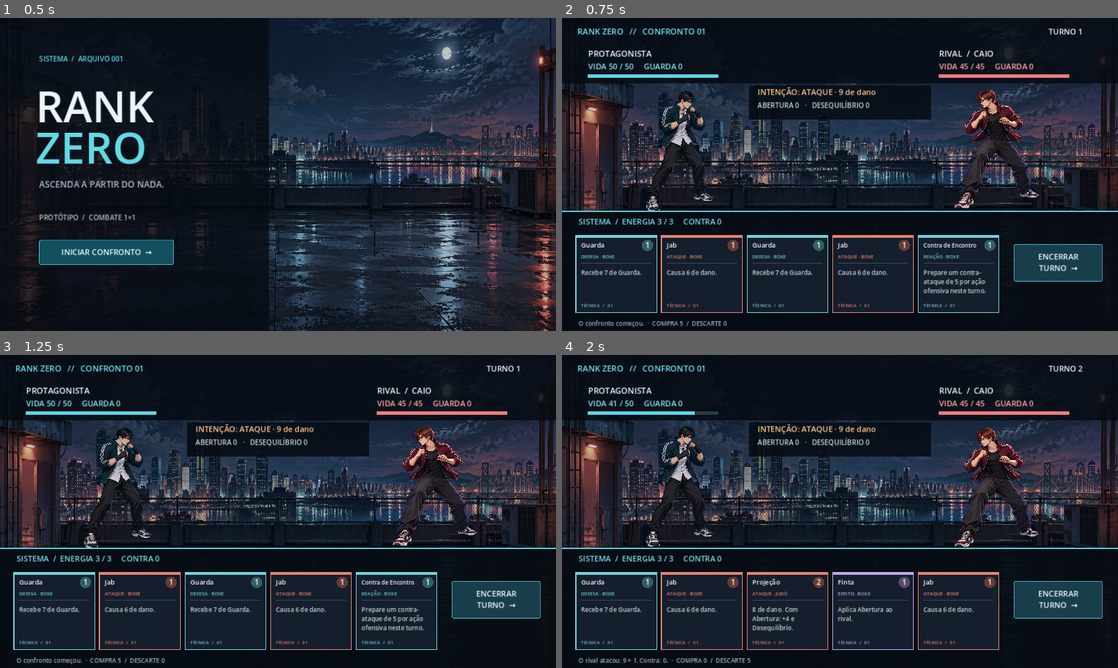
Above: before the commit, frames 1-4 (two rows, left to right).
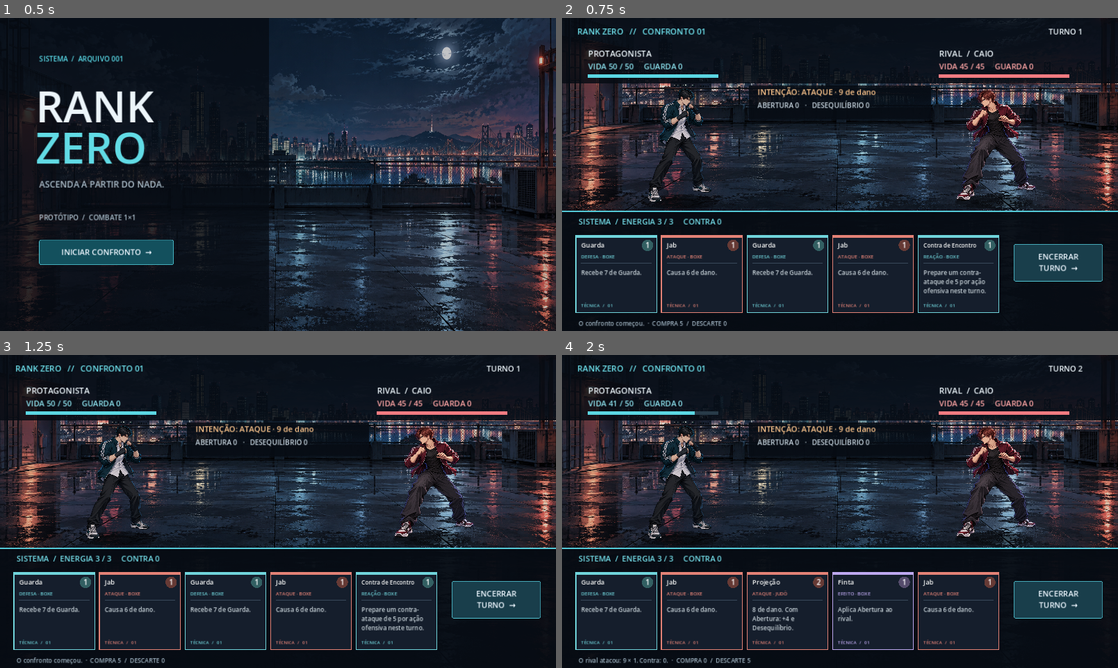
Above: after the commit, the same moments.

Repository: Georlan/rank-zero
Game: Godot game, scene res://scenes/main.tscn
Same seed, same stepped clock (60 frames per second), same inputs: the game is played once before the commit and once after it.
Inputs:
- Up to frame 1 (0.5 s): no input
- Up to frame 2 (0.75 s): click "INICIAR CONFRONTO →" at 0.5 s
- Up to frame 3 (1.25 s): no input
- Up to frame 4 (2 s): click "ENCERRAR TURNO →" at 1.25 s

Frame 1 is identical in both runs. In frame 2, 21% of the frame differs, in the area x 0-100%, y 1-62%; in frame 3, 21%; in frame 4, 21%.

Commit message:
Ground fighters and animate jab with character poses

Diff:
--- /dev/null
+++ b/scripts/fighter_actor.gd
@@ -0,0 +1,49 @@
+extends Node2D
+# Presentation only: positions are anchored on the floor, never on sprite centre.
+const GUARD = preload("res://assets/art/fighter_protagonist.png")
+const JAB = preload("res://assets/art/fighter_jab.png")
+const ENEMY = preload("res://assets/art/fighter_caio.png")
+var is_hero := true
+var sprite: AnimatedSprite2D
+var action_tween: Tween
+func setup(hero: bool) -> void:
+ is_hero = hero
+func _ready() -> void:
+ sprite = AnimatedSprite2D.new()
+ var frames = SpriteFrames.new()
+ frames.add_animation("guard")
+ frames.set_animation_loop("guard", true)
+ frames.add_frame("guard", GUARD if is_hero else ENEMY)
+ if is_hero:
+  frames.add_animation("jab")
+  frames.set_animation_loop("jab", false)
+  frames.set_animation_speed("jab", 9.0)
+  frames.add_frame("jab", GUARD, 0.6)
+  frames.add_frame("jab", JAB, 1.3)
+  frames.add_frame("jab", GUARD, 1.0)
+ sprite.sprite_frames = frames
+ sprite.scale = Vector2(0.19, 0.19)
+ sprite.position = Vector2(0, -132)
+ sprite.animation_finished.connect(_on_animation_finished)
+ add_child(sprite)
+ sprite.play("guard")
+func _on_animation_finished() -> void:
+ sprite.play("guard")
+func _draw() -> void:
+ # Contact shadow remains fixed to ground as the upper body moves.
+ draw_set_transform(Vector2(0, -2), 0, Vector2(1, 0.18))
+ draw_circle(Vector2.ZERO, 90, Color(0, 0, 0, 0.36))
+ draw_circle(Vector2.ZERO, 55, Color(0, 0, 0, 0.25))
+ draw_set_transform(Vector2.ZERO)
+func action(kind: String) -> void:
+ if is_hero and kind == "jab":
+  sprite.stop()
+  sprite.play("jab")
+ else:
+  # Until distinct art exists, use a short recoil/step, not a claimed punch pose.
+  if is_instance_valid(action_tween): action_tween.kill()
+  sprite.position.x = 0
+  action_tween = create_tween()
+  var direction = 8.0 if is_hero else -8.0
+  action_tween.tween_property(sprite, "position:x", direction, 0.10)
+  action_tween.tween_property(sprite, "position:x", 0.0, 0.18)
--- a/scripts/main.gd
+++ b/scripts/main.gd
@@ -3,19 +3,17 @@
 const Cards = preload("res://data/cards.gd")
 const CardView = preload("res://scripts/card_view.gd")
 const Rooftop = preload("res://assets/art/rooftop_empty.png")
-const Hero = preload("res://assets/art/fighter_protagonist.png")
-const Rival = preload("res://assets/art/fighter_caio.png")
+const FighterActor = preload("res://scripts/fighter_actor.gd")
 var battle = Combat.new()
 var screen := "title"
 var buttons: Array[Control] = []
 var flash := 0.0
-var hero_shift := 0.0
-var rival_shift := 0.0
-var elapsed := 0.0
-var hero_tween: Tween
-var rival_tween: Tween
+var hero_actor: Node2D
+var rival_actor: Node2D
 func _ready() -> void:
  set_anchors_and_offsets_preset(Control.PRESET_FULL_RECT)
+ hero_actor = FighterActor.new(); hero_actor.setup(true); hero_actor.position = Vector2(270, 425); add_child(hero_actor)
+ rival_actor = FighterActor.new(); rival_actor.setup(false); rival_actor.position = Vector2(995, 425); add_child(rival_actor)
  _show_title()
 func _clear_buttons() -> void:
  for b in buttons: b.queue_free()
@@ -34,14 +32,15 @@
  add_child(b); buttons.append(b)
  return b
 func _show_title() -> void:
- screen = "title"; _clear_buttons()
+ screen = "title"; hero_actor.hide(); rival_actor.hide(); _clear_buttons()
  _button("INICIAR CONFRONTO  →", Vector2(90, 510), Vector2(310, 58), _start, Color("13505d"))
  queue_redraw()
 func _start() -> void:
- battle.start(randi()); screen = "battle"; hero_shift = 0; rival_shift = 0; _refresh()
+ battle.start(randi()); screen = "battle"; hero_actor.show(); rival_actor.show(); _refresh()
 func _refresh() -> void:
  _clear_buttons()
  if battle.result != "":
+  hero_actor.hide(); rival_actor.hide()
   _button("JOGAR NOVAMENTE", Vector2(485, 480), Vector2(310, 58), _start, Color("13505d"))
   _button("MENU", Vector2(485, 550), Vector2(310, 45), _show_title)
  else:
@@ -57,43 +56,25 @@
  queue_redraw()
 func _play(index: int) -> void:
  if index < 0 or index >= battle.hand.size(): return
- var effect: String = Cards.ALL[battle.hand[index]].effect
+ var id: String = battle.hand[index]
+ var effect: String = Cards.ALL[id].effect
  if battle.play(index):
-  if effect in ["damage", "throw"]:
-   _move_fighter(true, 35.0)
-   _move_fighter(false, 12.0)
-  elif effect in ["guard", "counter"]:
-   _move_fighter(true, -9.0)
-  else:
-   _move_fighter(true, 14.0)
+  hero_actor.action("jab" if id == "jab" else effect)
+  if effect in ["damage", "throw"]: rival_actor.action("hit")
   _pulse(); _refresh()
 func _end_turn() -> void:
  var offensive: bool = battle.intent.get("kind", "") != "guard"
  battle.end_turn()
- if offensive:
-  _move_fighter(false, -35.0)
-  _move_fighter(true, -12.0)
- else:
-  _move_fighter(false, 9.0)
+ rival_actor.action("attack" if offensive else "guard")
+ if offensive: hero_actor.action("hit")
  _pulse(); _refresh()
-func _move_fighter(hero: bool, distance: float) -> void:
- # Pure presentation: combat is already resolved and never waits for animation.
- if hero and is_instance_valid(hero_tween): hero_tween.kill()
- if not hero and is_instance_valid(rival_tween): rival_tween.kill()
- var tween = create_tween()
- if hero: hero_tween = tween
- else: rival_tween = tween
- var property = "hero_shift" if hero else "rival_shift"
- tween.tween_property(self, property, distance, 0.10).set_trans(Tween.TRANS_QUAD).set_ease(Tween.EASE_OUT)
- tween.tween_property(self, property, 0.0, 0.24).set_trans(Tween.TRANS_QUAD).set_ease(Tween.EASE_OUT)
 func _pulse() -> void:
  flash = 0.55
  var tween = create_tween()
  tween.tween_property(self, "flash", 0.0, 0.3)
  tween.tween_callback(queue_redraw)
-func _process(delta: float) -> void:
- elapsed += delta
- if screen == "battle": queue_redraw()
+func _process(_delta: float) -> void:
+ if flash > 0.0: queue_redraw()
 func _text(value: String, x: float, y: float, size: int, color: Color = Color("ecf5fa")) -> void:
  draw_string(ThemeDB.fallback_font, Vector2(x,y), value, HORIZONTAL_ALIGNMENT_LEFT, -1, size, color)
 func _draw() -> void:
@@ -107,10 +88,9 @@
   _text("ASCENDA A PARTIR DO NADA.", 90, 390, 20, Color("aabcc9"))
   _text("PROTÓTIPO  /  COMBATE 1×1", 90, 465, 16, Color("aabcc9"))
   return
- # Independent transparent character layers; subtle idle sway and action offsets.
- var idle = sin(elapsed * 2.1) * 2.0
- draw_texture_rect(Hero, Rect2(155 + hero_shift, 163 + idle, 232, 283), false)
- draw_texture_rect(Rival, Rect2(880 + rival_shift, 163 - idle, 232, 283), false)
+ # Frame the floor inside the playable arena, above the card tray.
+ draw_texture_rect_region(Rooftop, Rect2(0,0,1280,445), Rect2(0,120,1956,684))
+ draw_rect(Rect2(0,0,1280,445), Color(0.02,0.04,0.08,0.14))
  draw_rect(Rect2(0,0,1280,150), Color(0.025,0.045,0.075,0.85))
  draw_rect(Rect2(0,445,1280,275), Color(0.025,0.045,0.075,0.96))
  draw_line(Vector2(0,445), Vector2(1280,445), Color("54c8d6"), 2)
--- a/tests/presentation_test.gd
+++ b/tests/presentation_test.gd
@@ -1,4 +1,5 @@
 extends SceneTree
+var observed: Array[int] = []
 func _initialize(): call_deferred("run")
 func run():
  var scene = load("res://scenes/main.tscn").instantiate()
@@ -6,13 +7,17 @@
  await process_frame
  scene._start()
  scene.battle.hand = ["jab"]; scene.battle.energy = 3
+ var sprite = scene.hero_actor.sprite
+ sprite.frame_changed.connect(func():
+  if sprite.animation == "jab": observed.append(sprite.frame)
+ )
  scene._play(0)
  var resolved = scene.battle.enemy_hp == 39
- await process_frame
- var moved = scene.hero_tween.is_running() and scene.rival_tween.is_running()
- await create_timer(0.45).timeout
- var returned = abs(scene.hero_shift) < 0.1 and abs(scene.rival_shift) < 0.1
- print("resolvido=", resolved, " moveu=", moved, " voltou=", returned, " deslocamentos=", scene.hero_shift, ",", scene.rival_shift)
- var ok = resolved and moved and returned
- print("APRESENTAÇÃO: ", "OK" if ok else "FALHOU")
+ var started = sprite.animation == "jab" and sprite.is_playing()
+ await create_timer(0.8).timeout
+ var extension = 1 in observed
+ var recovered = sprite.animation == "guard"
+ var grounded = scene.hero_actor.position.y == scene.rival_actor.position.y
+ var ok = resolved and started and extension and recovered and grounded
+ print("APRESENTAÇÃO: ", "OK" if ok else "FALHOU", " (dano, início, extensão, retorno, apoio: ", [resolved, started, extension, recovered, grounded], ")")
  quit(0 if ok else 1)
Binary file added: assets/art/fighter_jab.png
Not shown, added: assets/art/fighter_jab.png.import
Not shown, added: scripts/fighter_actor.gd.uid
Not shown, changed: README.md
Not shown, changed: assets/README.md
Not shown, changed: docs/VISUAL_DIRECTION.md
